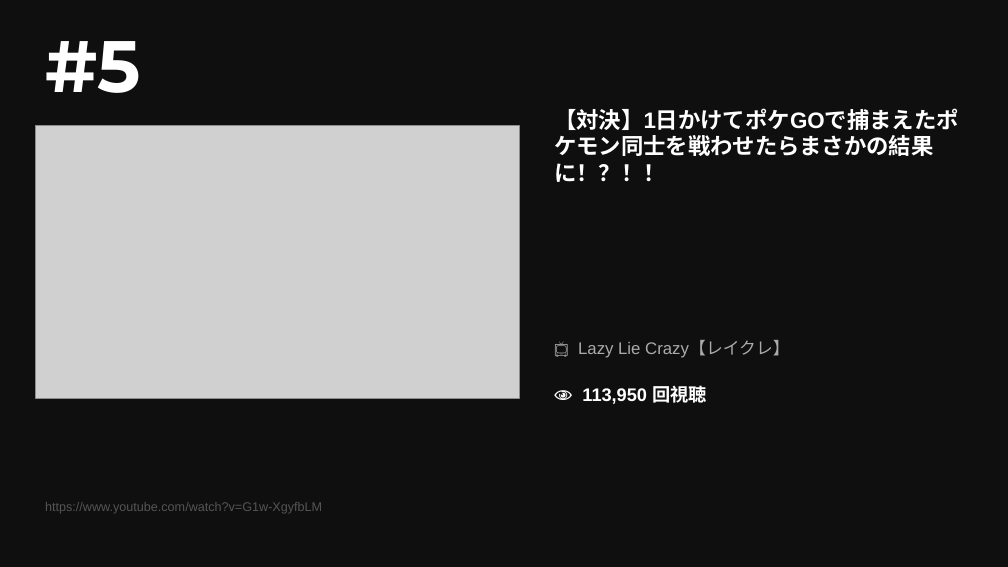
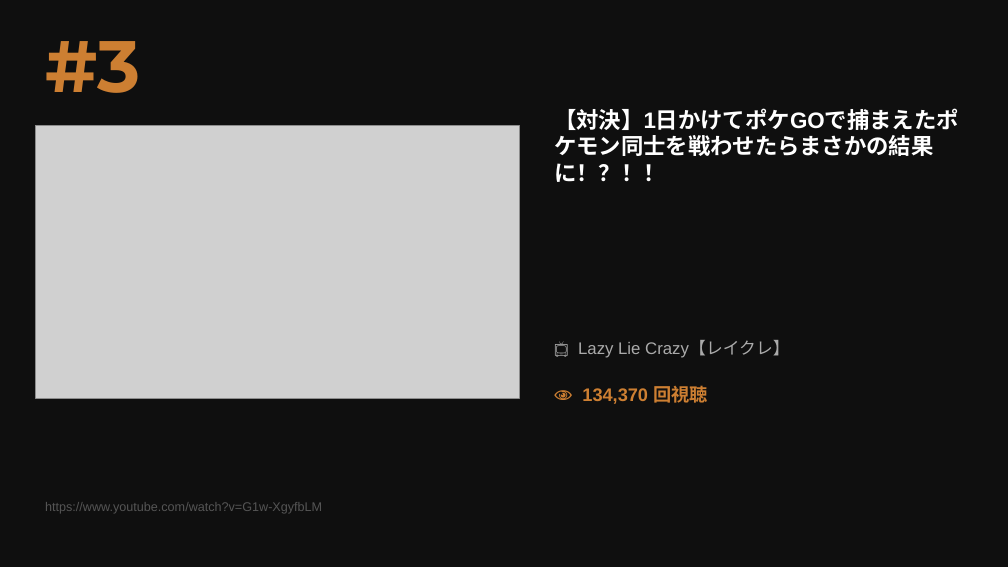
Before and after one commit to asaneasaburo0910-hub/youtube-crawler, a slide deck: slide 9 of youtube_ranking_20260509.pptx (slide 7 before the commit). Drawn at 1008x567 pixels with LibreOffice and Linux fonts; fonts in the diff are those of the drawing; grey boxes stand for pictures. Boxes give left, top, right and bottom in pixels: in the first picture for what was removed or moved away, otherwise in the second. Text is boxed around its words. In the diff, an @@ line names an element or a change of style, - is before the commit and + after.

```diff
--- a/youtube_ranking_20260509.pptx
+++ b/youtube_ranking_20260509.pptx
@@ text at <box>45,41,140,93</box>: text changed; text colour #FFFFFF to #CD7F32 @@
-#5
+#3
@@ text at <box>582,386,708,404</box>: text changed; text colour #FFFFFF to #CD7F32 @@
-👁 113,950 回視聴
+👁 134,370 回視聴
```
Also in this commit, not shown: 13 other slides changed.
